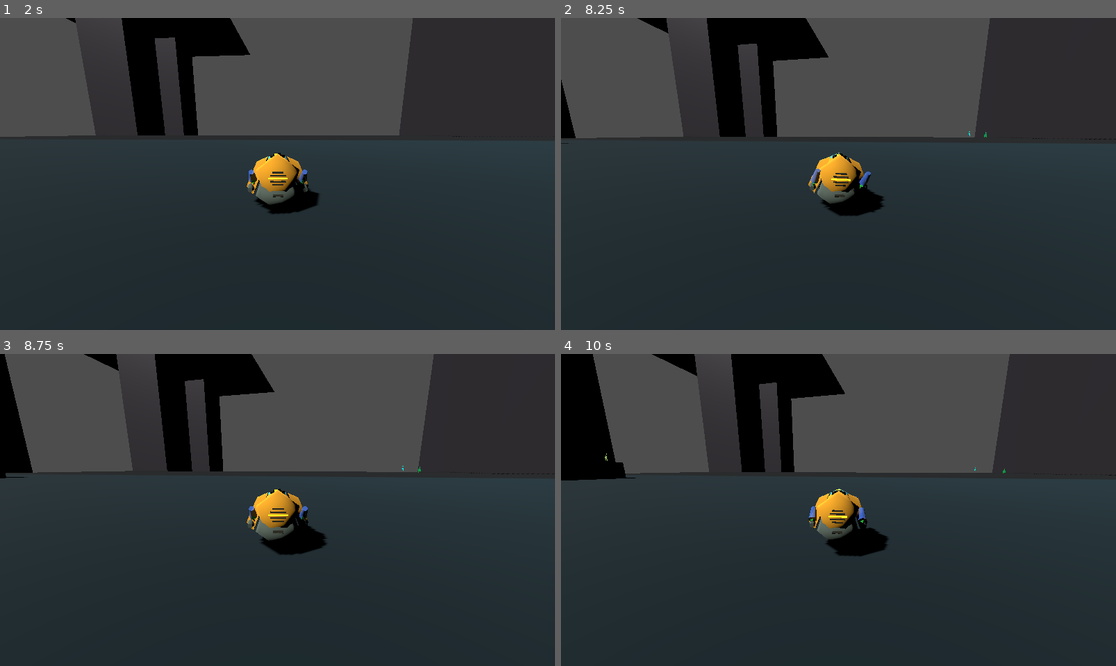
Above: before the commit, frames 1-4 (two rows, left to right).
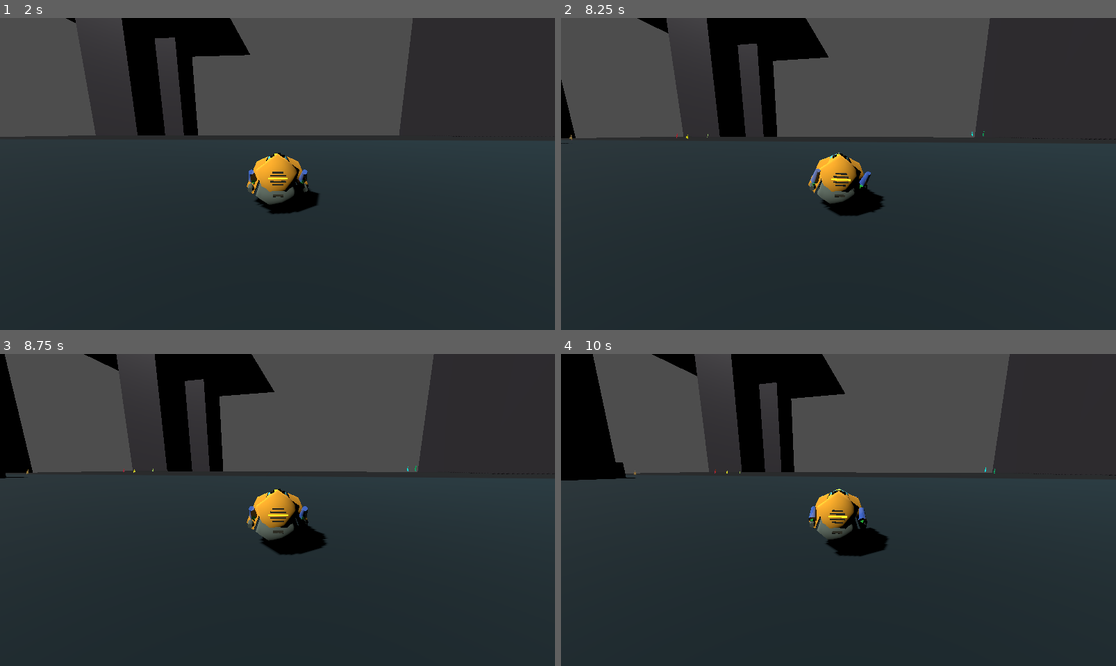
Above: after the commit, the same moments.

Repository: TaxiService/fcar
Game: Godot game, scene res://main.tscn
Same seed, same stepped clock (60 frames per second), same inputs: the game is played once before the commit and once after it. The engine's default icon, where the game draws it, is replaced by a stand-in: a white triangle on a blue panel in a dark square.
Inputs (mouse positions are in pixels of both pictures, inside the frame that each line leads up to):
- Up to frame 1 (2 s): move the mouse to (399, 158) at 0.52 s; hold D (strafe_right) 0.53-1.28 s; hold C (crouch) 0.53-1.28 s; click (399, 158) at 0.67 s; tap Space (jump) at 0.77, 1.52 s; move the mouse to (166, 189) at 1.27 s; hold S (backward) from 1.28 s (still down); tap V (toggle_auto_hover) at 1.35 s
- Up to frame 2 (8.25 s): move the mouse to (894, 105) at 2.02 s; release S (backward) at 2.03 s; hold D (strafe_right) 2.03-2.78 s; tap Ctrl (toggle_com_compensation) at 2.1, 5.1, 8.1 s; move the mouse to (810, 236) at 2.77 s; hold W (forward) 2.78-3.53 s; tap Shift at 2.85, 5.85 s; click (810, 236) at 2.92 s; tap Space (jump) at 3.02, 3.77, 4.52, 6.02, 6.77, 7.52 s; move the mouse to (1005, 220) at 3.52 s; hold C (crouch) 3.53-4.28 s; hold A (strafe_left) 3.53-5.03 s; move the mouse to (672, 127) at 4.27 s; tap V (toggle_auto_hover) at 4.35, 7.35 s; move the mouse to (866, 174) at 5.02 s; hold S (backward) 5.03-5.78 s; click (866, 174) at 5.17 s; move the mouse to (755, 96) at 5.77 s; hold D (strafe_right) 5.78-6.53 s; move the mouse to (960, 158) at 6.52 s; hold W (forward) 6.53-7.28 s; hold C (crouch) 6.53-7.28 s; move the mouse to (727, 189) at 7.27 s; hold D (strafe_right) 7.28-8.03 s; click (727, 189) at 7.42 s; move the mouse to (894, 105) at 8.02 s; hold S (backward) from 8.03 s (still down)
- Up to frame 3 (8.75 s): keep holding S (backward)
- Up to frame 4 (10 s): move the mouse to (810, 572) at 8.77 s; release S (backward) at 8.78 s; hold A (strafe_left) 8.78-9.53 s; tap Shift at 8.85 s; tap Space (jump) at 9.02, 9.77 s; move the mouse to (1005, 556) at 9.52 s; hold W (forward) from 9.53 s (still down); hold C (crouch) from 9.53 s (still down); click (1005, 556) at 9.67 s

Frame 1 is identical in both runs. In frame 2, less than 0.1% of the frame differs, in the area x 1-77%, y 36-40%; in frame 3, less than 0.1%; in frame 4, less than 0.1%, in the area x 7-81%, y 31-39%.

Commit message:
omg working quests

Diff:
--- a/FCar.gd
+++ b/FCar.gd
@@ -79,6 +79,12 @@
 @export var booster_default_thigh_angle: float = -50.0  # degrees (negative = pointing back)
 @export var booster_default_shin_angle: float = 45.0  # degrees
 
+@export_category("passengers")
+@export var cargo_capacity: int = 2
+@export var pickup_range: float = 10.0  # Distance to trigger hailing persons to approach
+@export var board_range: float = 3.0  # Distance for person to teleport-board
+@export var delivery_range: float = 5.0  # Distance to destination for delivery
+
 @export_category("debug")
 @export var debug_thrusters: bool = false
 @export var debug_boosters: bool = false
@@ -103,6 +109,16 @@
 var status_lights: StatusLights
 var direction_lights: DirectionLights
 
+# ===== PASSENGER SYSTEM =====
+var passengers: Array[Person] = []
+var people_manager: Node = null  # Reference to PeopleManager for finding hailing persons
+var destination_marker: CanvasLayer = null  # HUD layer for waypoint
+var marker_sprite: Sprite2D = null  # The actual waypoint indicator
+var marker_arrow: Sprite2D = null  # Arrow pointing to off-screen destination
+
+signal passenger_boarded(person: Person)
+signal passenger_delivered(person: Person, destination: Node)
+
 
 func _ready():
 	_init_subsystems()
@@ -144,6 +160,90 @@
 		if not direction_lights.initialize(directionlights_node, status_lights.material_on, status_lights.material_off):
 			direction_lights = null
 			push_warning("FCar: Direction lights initialization failed")
+
+	# Find PeopleManager for passenger system
+	_find_people_manager()
+
+	# Create destination marker
+	_create_destination_marker()
+
+
+func _create_destination_marker():
+	# Create a HUD layer for the waypoint (renders on top of everything)
+	destination_marker = CanvasLayer.new()
+	destination_marker.name = "DestinationMarkerHUD"
+	destination_marker.layer = 100  # High layer to be on top
+
+	# Create the main waypoint sprite (diamond shape)
+	marker_sprite = Sprite2D.new()
+	marker_sprite.name = "WaypointSprite"
+
+	var img = Image.create(32, 32, false, Image.FORMAT_RGBA8)
+	img.fill(Color(0, 0, 0, 0))  # Start transparent
+
+	# Draw a diamond shape with border
+	for y in range(32):
+		for x in range(32):
+			var cx = abs(x - 16)
+			var cy = abs(y - 16)
+			var dist = cx + cy
+			if dist <= 14:
+				if dist >= 11:
+					img.set_pixel(x, y, Color(1.0, 1.0, 1.0, 1.0))  # White border
+				else:
+					img.set_pixel(x, y, Color(1.0, 0.2, 0.8, 0.95))  # Magenta fill
+
+	var tex = ImageTexture.create_from_image(img)
+	marker_sprite.texture = tex
+	marker_sprite.scale = Vector2(2.0, 2.0)  # Make it bigger on screen
+	destination_marker.add_child(marker_sprite)
+
+	# Create arrow for off-screen indication
+	marker_arrow = Sprite2D.new()
+	marker_arrow.name = "DirectionArrow"
+
+	var arrow_img = Image.create(32, 32, false, Image.FORMAT_RGBA8)
+	arrow_img.fill(Color(0, 0, 0, 0))
+
+	# Draw an arrow pointing right (we'll rotate it)
+	for y in range(32):
+		for x in range(32):
+			var cy = abs(y - 16)
+			# Arrow shape: triangle pointing right
+			if x > 8 and x < 28 and cy < (28 - x) / 1.5:
+				arrow_img.set_pixel(x, y, Color(1.0, 0.2, 0.8, 0.95))
+
+	var arrow_tex = ImageTexture.create_from_image(arrow_img)
+	marker_arrow.texture = arrow_tex
+	marker_arrow.scale = Vector2(1.5, 1.5)
+	marker_arrow.visible = false
+	destination_marker.add_child(marker_arrow)
+
+	# Start hidden
+	marker_sprite.visible = false
+
+	# Add to scene
+	get_tree().root.add_child.call_deferred(destination_marker)
+
+
+func _find_people_manager():
+	# Search for PeopleManager in the scene
+	var root = get_tree().root
+	people_manager = _find_node_by_class(root, "PeopleManager")
+	if people_manager:
+		print("FCar: Found PeopleManager")
+	else:
+		push_warning("FCar: PeopleManager not found - passenger system disabled")
+
+
+func _find_node_by_class(node: Node, class_name_str: String) -> Node:
+	if node.get_class() == class_name_str or (node.get_script() and node.get_script().get_global_name() == class_name_str):
+		return node
+	for child in node.get_children():
+		var found = _find_node_by_class(child, class_name_str)
+		if found:
+			return found
+	return null
 
 
 func _init_booster_system():
@@ -248,6 +348,9 @@
 		else:
 			booster_system.set_thrust(0.0)
 
+	# Update passenger system
+	_update_passengers()
+
 
 func _update_stability_state(delta: float, tilt_angle: float):
 	# Count down disabled timer
@@ -528,3 +631,246 @@
 			print("  L dir: ", dirs.left.direction)
 		if dirs.has("right"):
 			print("  R dir: ", dirs.right.direction)
+
+
+# ===== PASSENGER SYSTEM =====
+
+func _update_passengers():
+	if not people_manager:
+		return
+
+	# Clean up invalid passenger references
+	passengers = passengers.filter(func(p): return is_instance_valid(p))
+
+	# Check for destination arrivals first
+	_check_destination_arrivals()
+
+	# Check for boarding persons who reached the car
+	_check_boarding_arrivals()
+
+	# Only accept new passengers if we have NONE (one group at a time)
+	# Once anyone is aboard or boarding, no more pickups until delivery
+	if passengers.size() == 0 and _count_boarding_persons() == 0:
+		_detect_and_board_hailing_persons()
+
+	# Update destination marker
+	_update_destination_marker()
+
+
+func _check_boarding_arrivals():
+	# Find persons in BOARDING state who are close enough to board
+	for person in people_manager.all_people:
+		if not is_instance_valid(person):
+			continue
+		if person.current_state != Person.State.BOARDING:
+			continue
+		if person.target_car != self:
+			continue
+
+		# Check distance
+		var dist = global_position.distance_to(person.global_position)
+		if dist <= board_range:
+			# They made it! Add to passengers
+			if passengers.size() < cargo_capacity and person not in passengers:
+				_complete_boarding(person)
+
+
+func _count_boarding_persons() -> int:
+	var count = 0
+	for person in people_manager.all_people:
+		if is_instance_valid(person) and person.current_state == Person.State.BOARDING:
+			if person.target_car == self:
+				count += 1
+	return count
+
+
+func _detect_and_board_hailing_persons():
+	# Find hailing persons within pickup range
+	var hailing_in_range: Array[Person] = []
+
+	for person in people_manager.all_people:
+		if not is_instance_valid(person):
+			continue
+		if not person.wants_ride():
+			continue
+
+		var dist = global_position.distance_to(person.global_position)
+		if dist <= pickup_range:
+			hailing_in_range.append(person)
+
+	# Sort by distance (nearest first)
+	hailing_in_range.sort_custom(func(a, b):
+		return global_position.distance_to(a.global_position) < global_position.distance_to(b.global_position)
+	)
+
+	# Count how many slots we have available
+	var current_boarding = _count_boarding_persons()
+	var available_slots = cargo_capacity - passengers.size() - current_boarding
+
+	if available_slots <= 0:
+		return  # No room for more
+
+	var started_count = 0
+
+	# Board persons up to available capacity
+	for person in hailing_in_range:
+		if started_count >= available_slots:
+			break
+
+		# Check if already boarding or riding
+		if person.current_state == Person.State.BOARDING or person.current_state == Person.State.RIDING:
+			continue
+
+		# Start boarding process
+		person.start_boarding(self)
+		started_count += 1
+
+		# Check if close enough to board immediately
+		var dist = global_position.distance_to(person.global_position)
+		if dist <= board_range:
+			_complete_boarding(person)
+
+
+func _complete_boarding(person: Person):
+	if person in passengers:
+		return  # Already boarded
+
+	person.board_complete()
+	passengers.append(person)
+	print("Passenger boarded! Now carrying ", passengers.size(), "/", cargo_capacity)
+	passenger_boarded.emit(person)
+
+
+func _check_destination_arrivals():
+	var to_deliver: Array[Person] = []
+
+	for person in passengers:
+		if not is_instance_valid(person) or not is_instance_valid(person.destination):
+			continue
+
+		var dest = person.destination
+		var dest_pos = dest.global_position
+		var dist = global_position.distance_to(dest_pos)
+
+		# Use POI's arrival_radius if destination is a POI, otherwise use delivery_range
+		var arrival_dist = delivery_range
+		if dest is PointOfInterest:
+			arrival_dist = dest.arrival_radius
+
+		if dist <= arrival_dist:
+			to_deliver.append(person)
+
+	# Deliver passengers
+	for person in to_deliver:
+		_deliver_passenger(person)
+
+
+func _deliver_passenger(person: Person):
+	if person not in passengers:
+		return
+
+	var destination = person.destination
+
+	# Remove from passengers
+	passengers.erase(person)
+
+	# Position person at delivery location
+	person.global_position = global_position
+	person.global_position.y = destination.global_position.y  # Match destination height
+
+	# Trigger exit sequence
+	person.start_exiting()
+
+	print("Passenger delivered! Now carrying ", passengers.size(), "/", cargo_capacity)
+	passenger_delivered.emit(person, destination)
+
+
+func get_passenger_count() -> int:
+	passengers = passengers.filter(func(p): return is_instance_valid(p))
+	return passengers.size()
+
+
+func has_capacity() -> bool:
+	return get_passenger_count() < cargo_capacity
+
+
+func _update_destination_marker():
+	if not marker_sprite or not marker_arrow:
+		return
+
+	# Find the first passenger with a valid destination
+	var dest: Node = null
+	for person in passengers:
+		if is_instance_valid(person) and is_instance_valid(person.destination):
+			dest = person.destination
+			break
+
+	if not dest:
+		marker_sprite.visible = false
+		marker_arrow.visible = false
+		return
+
+	# Get camera for projection
+	var camera = get_viewport().get_camera_3d()
+	if not camera:
+		marker_sprite.visible = false
+		marker_arrow.visible = false
+		return
+
+	var dest_pos = dest.global_position + Vector3(0, 2, 0)  # Slightly above destination
+	var screen_size = get_viewport().get_visible_rect().size
+
+	# Check if destination is in front of camera
+	var cam_forward = -camera.global_transform.basis.z
+	var to_dest = (dest_pos - camera.global_position).normalized()
+	var is_in_front = cam_forward.dot(to_dest) > 0
+
+	# Project to screen
+	var screen_pos: Vector2
+	if is_in_front:
+		screen_pos = camera.unproject_position(dest_pos)
+	else:
+		# Behind camera - project to opposite side of screen
+		screen_pos = camera.unproject_position(dest_pos)
+		# Flip around screen center
+		screen_pos = screen_size - screen_pos
+
+	# Check if on screen (with margin)
+	var margin = 50.0
+	var is_on_screen = (
+		screen_pos.x >= margin and screen_pos.x <= screen_size.x - margin and
+		screen_pos.y >= margin and screen_pos.y <= screen_size.y - margin and
+		is_in_front
+	)
+
+	if is_on_screen:
+		# Show marker at projected position
+		marker_sprite.visible = true
+		marker_sprite.position = screen_pos
+		marker_sprite.scale = Vector2(2.0, 2.0)  # Full size when on screen
+		marker_arrow.visible = false
+	else:
+		# Clamp to screen edge and show arrow
+		var screen_center = screen_size / 2.0
+		var dir_to_marker = (screen_pos - screen_center).normalized()
+
+		# Find intersection with screen edge
+		var edge_pos = screen_center
+		var max_x = screen_size.x / 2.0 - margin
+		var max_y = screen_size.y / 2.0 - margin
+
+		if abs(dir_to_marker.x) > 0.001 or abs(dir_to_marker.y) > 0.001:
+			var scale_x = max_x / abs(dir_to_marker.x) if abs(dir_to_marker.x) > 0.001 else 99999.0
+			var scale_y = max_y / abs(dir_to_marker.y) if abs(dir_to_marker.y) > 0.001 else 99999.0
+			var edge_scale = min(scale_x, scale_y)
+			edge_pos = screen_center + dir_to_marker * edge_scale
+
+		# Show arrow at edge pointing toward destination
+		marker_arrow.visible = true
+		marker_arrow.position = edge_pos
+		marker_arrow.rotation = dir_to_marker.angle()
+
+		# Also show marker at edge
+		marker_sprite.visible = true
+		marker_sprite.position = edge_pos
+		marker_sprite.scale = Vector2(2.0, 2.0)  # Same size at edge for visibility
--- a/PeopleManager.gd
+++ b/PeopleManager.gd
@@ -21,6 +21,12 @@
 @export var spawn_interval: float = 2.0  # Seconds between spawn attempts
 @export var auto_spawn: bool = true
 
+# Quest/destination configuration
+@export_category("Destinations")
+@export_range(0.0, 1.0) var spawn_with_destination_chance: float = 0.3  # 30% of spawns want rides
+@export_range(0.0, 1.0) var in_a_hurry_chance: float = 0.1  # 10% of passengers are in a hurry
+@export var hurry_time: float = 60.0  # Seconds for in_a_hurry passengers
+
 # Color sets - loaded from text files in color_sets_folder
 # Surfaces reference these by index (0, 1, 2, etc. based on alphabetical filename order)
 @export_category("Color Sets")
@@ -32,6 +38,7 @@
 # Runtime state
 var spritesheet: SpriteSheet
 var registered_surfaces: Array[SpawnSurface] = []
+var registered_pois: Array[PointOfInterest] = []
 var all_people: Array[Person] = []
 var spawn_timer: float = 0.0
 var spawn_counter: int = 0  # Increments with each spawn, used for deterministic color selection
@@ -191,6 +198,24 @@
 	registered_surfaces.erase(surface)
 
 
+func register_poi(poi: PointOfInterest):
+	if poi not in registered_pois:
+		registered_pois.append(poi)
+		print("PeopleManager: Registered POI '", poi.poi_name, "'")
+
+
+func unregister_poi(poi: PointOfInterest):
+	registered_pois.erase(poi)
+
+
+func get_enabled_pois() -> Array[PointOfInterest]:
+	var enabled: Array[PointOfInterest] = []
+	for poi in registered_pois:
+		if is_instance_valid(poi) and poi.enabled:
+			enabled.append(poi)
+	return enabled
+
+
 func _try_spawn_on_surfaces():
 	for surface in registered_surfaces:
 		if surface.can_spawn_more():
@@ -237,7 +262,56 @@
 	surface.add_person(person)
 	all_people.append(person)
 
+	# Maybe assign a destination (making this person want a ride)
+	if randf() < spawn_with_destination_chance:
+		_assign_destination(person, surface)
+
 	return person
+
+
+func _assign_destination(person: Person, _source_surface: SpawnSurface):
+	# Build list of all valid destinations (other persons + POIs)
+	var valid_targets: Array[Node] = []
+
+	# Add other persons as potential destinations
+	for other in all_people:
+		if not is_instance_valid(other):
+			continue
+		if other == person:
+			continue
+		# Don't target people who are already passengers or have destinations
+		if other.destination != null:
+			continue
+		if other.current_state in [Person.State.BOARDING, Person.State.RIDING, Person.State.HAILING]:
+			continue
+		valid_targets.append(other)
+
+	# Add enabled POIs as potential destinations
+	for poi in registered_pois:
+		if is_instance_valid(poi) and poi.enabled:
+			valid_targets.append(poi)
+
+	if valid_targets.is_empty():
+		return  # No valid destinations
+
+	# Pick a random target
+	var target = valid_targets[randi() % valid_targets.size()]
+
+	# Assign destination
+	person.set_destination(target)
+
+	# Maybe make them in a hurry
+	if randf() < in_a_hurry_chance:
+		person.in_a_hurry = true
+		person.hurry_timer = hurry_time
+
+	# Debug output
+	var dest_name = ""
+	if target is Person:
+		dest_name = "another person"
+	elif target is PointOfInterest:
+		dest_name = "POI: " + target.poi_name
+	print("Person spawned with destination: ", dest_name, " | In a hurry: ", person.in_a_hurry)
 
 
 func spawn_person_at(position: Vector3, bounds_min: Vector3 = Vector3.ZERO, bounds_max: Vector3 = Vector3.ZERO) -> Person:
--- a/Person.gd
+++ b/Person.gd
@@ -2,7 +2,7 @@
 extends Sprite3D
 
 # Movement states
-enum State { WALKING, STOPPING, WAITING }
+enum State { WALKING, STOPPING, WAITING, HAILING, BOARDING, RIDING, EXITING, ARRIVED }
 
 # Configuration (set by PeopleManager)
 var walk_speed_min: float = 0.8
@@ -28,6 +28,19 @@
 # Reference to manager for sprite updates
 var sprite_index: int = 0
 
+# Quest/destination system
+var destination: Node = null  # Another Person or POI
+var in_a_hurry: bool = false
+var hurry_timer: float = 0.0
+var group_id: int = -1  # -1 = solo, else grouped with same id
+
+# Boarding/riding state
+var target_car: Node = null  # FCar reference when boarding/riding
+var hail_time: float = 0.0  # For bobbing animation
+var board_speed: float = 5.0  # Speed when walking to car
+var base_y: float = 0.0  # Original Y position for bobbing
+var max_boarding_distance: float = 20.0  # Give up boarding if car gets this far
+
 
 func _ready():
 	# Disable built-in billboard (shader handles it)
@@ -48,8 +61,34 @@
 	material_override = mat
 
 
+func wants_ride() -> bool:
+	# Returns true if this person has a destination and is available for pickup
+	return destination != null and current_state == State.HAILING
+
+
+func set_destination(dest: Node):
+	destination = dest
+	if dest != null and current_state in [State.WALKING, State.STOPPING, State.WAITING]:
+		base_y = global_position.y
+		_enter_state(State.HAILING)
+
+
+func start_boarding(car: Node):
+	target_car = car
+	_enter_state(State.BOARDING)
+
+
+func board_complete():
+	_enter_state(State.RIDING)
+
+
+func start_exiting():
+	_enter_state(State.EXITING)
+
+
 func _process(delta: float):
 	state_timer += delta
+	hail_time += delta
 
 	match current_state:
 		State.WALKING:
@@ -58,6 +97,16 @@
 			_process_stopping(delta)
 		State.WAITING:
 			_process_waiting(delta)
+		State.HAILING:
+			_process_hailing(delta)
+		State.BOARDING:
+			_process_boarding(delta)
+		State.RIDING:
+			_process_riding(delta)
+		State.EXITING:
+			_process_exiting(delta)
+		State.ARRIVED:
+			_process_arrived(delta)
 
 
 func _process_walking(delta: float):
@@ -104,6 +153,63 @@
 func _process_waiting(_delta: float):
 	if state_timer >= state_duration:
 		_enter_state(State.WALKING)
+
+
+func _process_hailing(_delta: float):
+	# Bob up and down to indicate wanting a ride - fast and frantic!
+	var bob_offset = sin(hail_time * 12.0) * 0.25  # 12 Hz, 0.25m amplitude
+	global_position.y = base_y + bob_offset
+
+	# If car is nearby and triggered approach, handled by start_boarding()
+
+
+func _process_boarding(delta: float):
+	if not is_instance_valid(target_car):
+		# Car disappeared, go back to hailing
+		_enter_state(State.HAILING)
+		return
+
+	var car_pos = target_car.global_position
+	var dist = global_position.distance_to(car_pos)
+
+	# Give up if car got too far away
+	if dist > max_boarding_distance:
+		target_car = null
+		_enter_state(State.HAILING)
+		return
+
+	# Move toward car (FCar will detect when we're close enough and complete boarding)
+	var dir = (car_pos - global_position).normalized()
+	dir.y = 0  # Stay on ground while approaching
+	global_position += dir * board_speed * delta
+
+	# Face the car
+	if abs(dir.x) > 0.1:
+		facing_right = dir.x > 0
+		scale.x = 1.0 if facing_right else -1.0
+
+
+func _process_riding(_delta: float):
+	# Stay hidden and follow car
+	if is_instance_valid(target_car):
+		global_position = target_car.global_position
+	# Actual delivery is triggered by FCar when near destination
+
+
+func _process_exiting(_delta: float):
+	# Brief exit animation - just walk away a bit
+	if state_timer < 0.5:
+		global_position += walk_direction * walk_speed * _delta
+	else:
+		_enter_state(State.ARRIVED)
+
+
+func _process_arrived(_delta: float):
+	# Quest complete, transition back to normal wandering
+	if state_timer >= 0.5:
+		destination = null
+		target_car = null
+		_enter_state(State.WAITING)
 
 
 func _enter_state(new_state: State):
@@ -126,6 +232,31 @@
 			walk_direction = Vector3.ZERO
 			state_duration = randf_range(wait_duration_min, wait_duration_max)
 
+		State.HAILING:
+			walk_direction = Vector3.ZERO
+			visible = true
+			# base_y should already be set by set_destination()
+
+		State.BOARDING:
+			walk_direction = Vector3.ZERO
+			visible = true
+			# Reset Y to base before approaching
+			global_position.y = base_y
+
+		State.RIDING:
+			visible = false
+			walk_direction = Vector3.ZERO
+
+		State.EXITING:
+			visible = true
+			# Pick random direction to walk away
+			var angle = randf() * TAU
+			walk_direction = Vector3(cos(angle), 0, sin(angle)).normalized()
+			_update_facing_direction()
+
+		State.ARRIVED:
+			walk_direction = Vector3.ZERO
+
 
 func _update_facing_direction():
 	# Determine facing based on X component of walk direction
--- /dev/null
+++ b/PointOfInterest.gd
@@ -0,0 +1,151 @@
+@tool
+class_name PointOfInterest
+extends Node3D
+
+# Configuration
+@export var poi_name: String = "Unnamed Location":
+	set(value):
+		poi_name = value
+		_update_editor_visual()
+
+@export var arrival_radius: float = 5.0:
+	set(value):
+		arrival_radius = value
+		_update_editor_visual()
+
+@export var poi_type: String = "generic"  # For future categorization (shop, landmark, etc.)
+
+@export var enabled: bool = true:
+	set(value):
+		enabled = value
+		_update_editor_visual()
+
+# Editor visualization
+var _editor_mesh: MeshInstance3D
+var _editor_label: Label3D
+
+# Runtime state
+var registered: bool = false
+
+
+func _ready():
+	if Engine.is_editor_hint():
+		_create_editor_visual()
+	else:
+		# Remove editor visuals at runtime
+		if _editor_mesh:
+			_editor_mesh.queue_free()
+			_editor_mesh = null
+		if _editor_label:
+			_editor_label.queue_free()
+			_editor_label = null
+		# Register with PeopleManager
+		_register_with_manager()
+
+
+func _create_editor_visual():
+	# Create cylinder mesh to show arrival radius
+	if not _editor_mesh:
+		_editor_mesh = MeshInstance3D.new()
+		add_child(_editor_mesh)
+
+		var cylinder = CylinderMesh.new()
+		_editor_mesh.mesh = cylinder
+
+		var mat = StandardMaterial3D.new()
+		mat.transparency = BaseMaterial3D.TRANSPARENCY_ALPHA
+		mat.shading_mode = BaseMaterial3D.SHADING_MODE_UNSHADED
+		mat.cull_mode = BaseMaterial3D.CULL_DISABLED
+		_editor_mesh.material_override = mat
+
+	# Create label to show POI name
+	if not _editor_label:
+		_editor_label = Label3D.new()
+		_editor_label.billboard = BaseMaterial3D.BILLBOARD_ENABLED
+		_editor_label.no_depth_test = true
+		_editor_label.fixed_size = true
+		_editor_label.pixel_size = 0.01
+		add_child(_editor_label)
+
+	_update_editor_visual()
+
+
+func _update_editor_visual():
+	if not Engine.is_editor_hint():
+		return
+
+	# Update mesh size
+	if _editor_mesh and _editor_mesh.mesh is CylinderMesh:
+		var cylinder = _editor_mesh.mesh as CylinderMesh
+		cylinder.top_radius = arrival_radius
+		cylinder.bottom_radius = arrival_radius
+		cylinder.height = 0.2
+
+	# Update color based on enabled state
+	if _editor_mesh:
+		var mat = _editor_mesh.material_override as StandardMaterial3D
+		if mat:
+			if enabled:
+				mat.albedo_color = Color(0.8, 0.6, 0.2, 0.3)  # Orange/gold when enabled
+			else:
+				mat.albedo_color = Color(0.4, 0.4, 0.4, 0.3)  # Gray when disabled
+
+	# Update label
+	if _editor_label:
+		_editor_label.text = poi_name
+		_editor_label.position = Vector3(0, 2.0, 0)  # Float above the marker
+
+
+func _register_with_manager():
+	if registered:
+		return
+
+	# Deferred registration to ensure PeopleManager is ready
+	var manager = _find_people_manager()
+	if manager and manager.has_method("register_poi"):
+		manager.register_poi(self)
+		registered = true
+
+
+func _find_people_manager() -> Node:
+	# Look for PeopleManager in the scene
+	if has_node("/root/PeopleManager"):
+		return get_node("/root/PeopleManager")
+
+	# Search up the tree
+	var node = get_parent()
+	while node:
+		if node.has_method("register_poi"):
+			return node
+		for child in node.get_children():
+			if child.has_method("register_poi"):
+				return child
+		node = node.get_parent()
+
+	# Search from root
+	return _find_in_tree(get_tree().root)
+
+
+func _find_in_tree(node: Node) -> Node:
+	if node.has_method("register_poi"):
+		return node
+	for child in node.get_children():
+		var found = _find_in_tree(child)
+		if found:
+			return found
+	return null
+
+
+func is_within_radius(pos: Vector3) -> bool:
+	var dist = global_position.distance_to(pos)
+	return dist <= arrival_radius
+
+
+# Debug visualization in editor
+func _get_configuration_warnings() -> PackedStringArray:
+	var warnings: PackedStringArray = []
+	if not enabled:
+		warnings.append("PointOfInterest is disabled")
+	if poi_name == "Unnamed Location":
+		warnings.append("Consider giving this POI a descriptive name")
+	return warnings
--- a/main.tscn
+++ b/main.tscn
@@ -6,6 +6,7 @@
 [ext_resource type="Material" uid="uid://cc37tlrahc1tj" path="res://yellow.tres" id="4_lquwl"]
 [ext_resource type="Material" uid="uid://ce3eavktn35d4" path="res://grey.tres" id="5_7mycd"]
 [ext_resource type="Script" uid="uid://dvu3f10fe6r2" path="res://PeopleManager.gd" id="6_people"]
+[ext_resource type="Script" uid="uid://bb5smj3tq58ck" path="res://PointOfInterest.gd" id="7_5vw27"]
 [ext_resource type="Script" uid="uid://c72sj768vn5do" path="res://SpawnSurface.gd" id="7_spawn"]
 
 [sub_resource type="PhysicsMaterial" id="PhysicsMaterial_elbkq"]
@@ -408,6 +409,11 @@
 [node name="PeopleManager" type="Node" parent="."]
 script = ExtResource("6_people")
 
+[node name="POI1" type="Node3D" parent="."]
+transform = Transform3D(1, 0, 0, 0, 1, 0, 0, 0, 1, -63.64045, 2.957734, -6.918873)
+script = ExtResource("7_5vw27")
+arrival_radius = 10.0
+
 [node name="SpawnSurface1" type="Node3D" parent="."]
 transform = Transform3D(1, 0, 0, 0, 1, 0, 0, 0, 1, 41.285053, 0.10619187, -15.459599)
 script = ExtResource("7_spawn")
@@ -417,7 +423,7 @@
 bounds_size = Vector3(100, 0, 100)
 
 [node name="SpawnSurface2" type="Node3D" parent="."]
-transform = Transform3D(1, 0, 0, 0, 1, 0, 0, 0, 1, -59.27123, 2.7867332, -5.4739046)
+transform = Transform3D(1, 0, 0, 0, 1, 0, 0, 0, 1, -59.27123, -0.5353551, -43.668526)
 script = ExtResource("7_spawn")
 enabled = true
 max_people = 20
Not shown, added: PointOfInterest.gd.uid
Not shown: 1 places in main.tscn that only renumber resources
